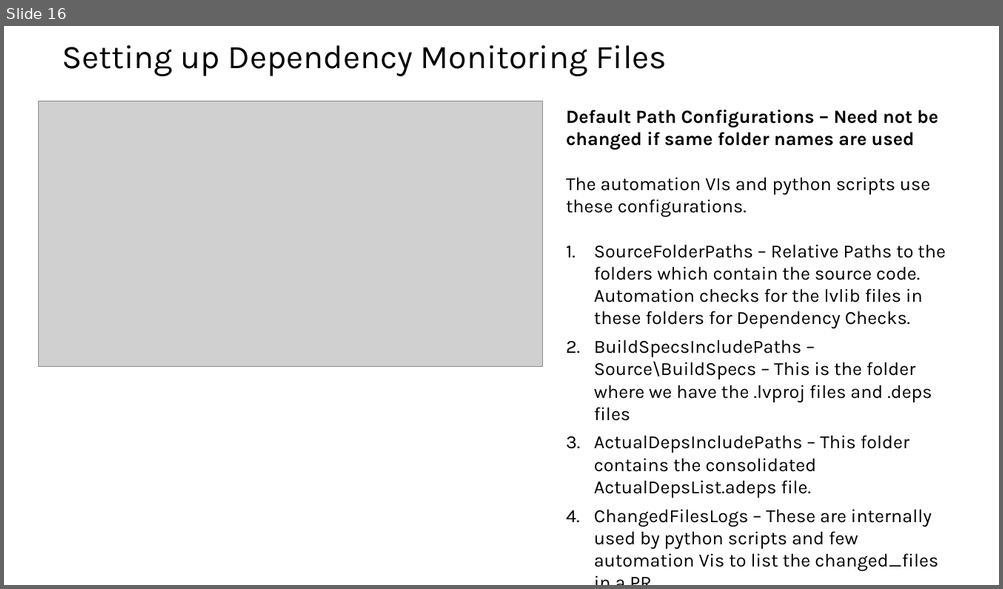
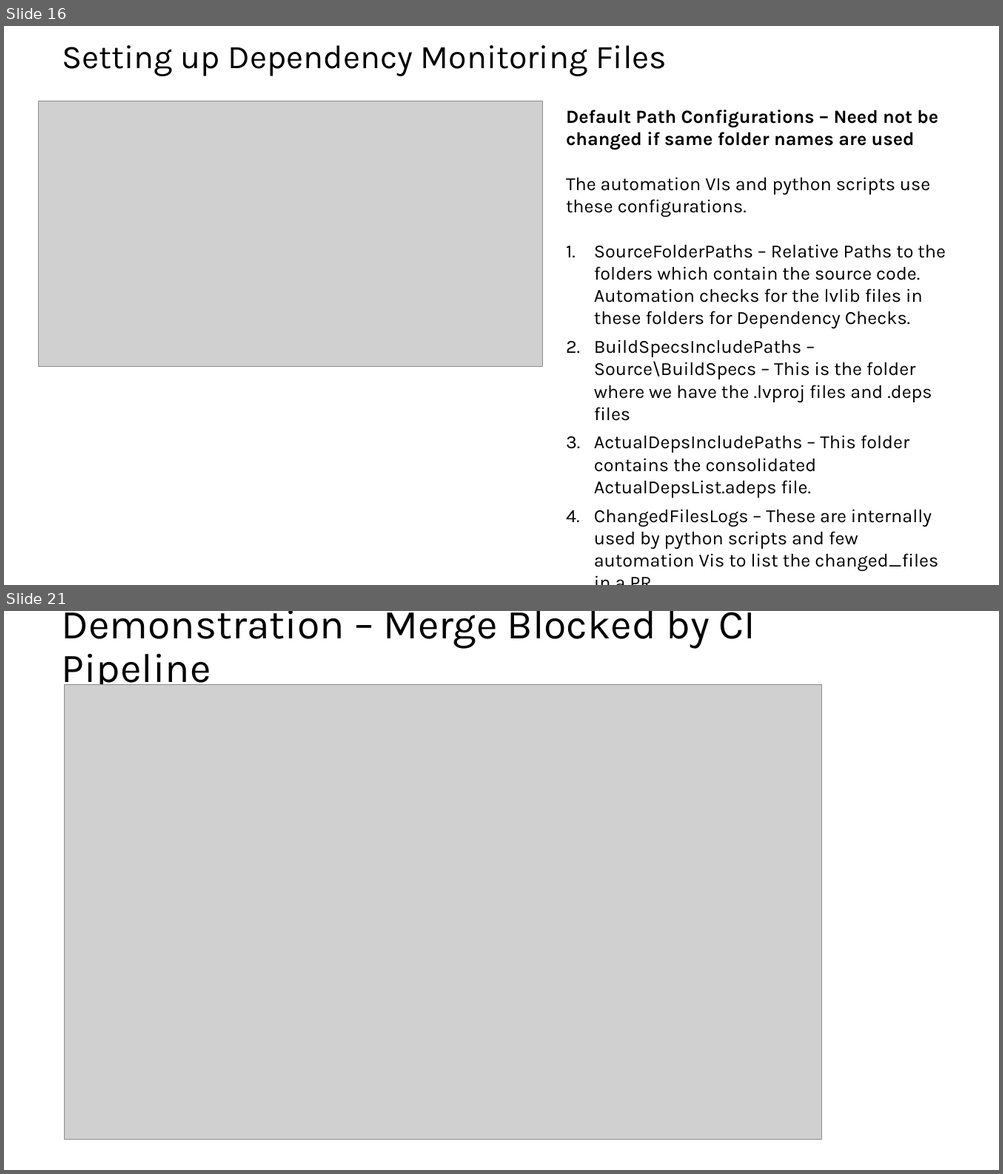
Before and after one commit to karthick-shanmuga/sw-deps-monitor, a slide deck: Docs/Automated Dependency Monitoring in CI Pipeline.pptx. Shown one above the other, each under a label of ours: slide 16 before the commit, slides 16 and 21 after it; the slides between them are not shown. The pictures are 1003x589 and 1003x1174 pixels, drawn with LibreOffice and Linux fonts; fonts in the diff are those of the drawing; grey boxes stand for pictures. Boxes give left, top, right and bottom in pixels: in the first picture for what was removed or moved away, otherwise in the second. Text is boxed around its words. In the diff, an @@ line names an element or a change of style, - is before the commit and + after.

Commit message:
Updated presentation with additional details and screenshots (#16)

```diff
--- a/Docs/Automated Dependency Monitoring in CI Pipeline.pptx
+++ b/Docs/Automated Dependency Monitoring in CI Pipeline.pptx
@@ slide 21 added at [4, 611, 999, 1170], background #FFFFFF @@
@@ title added at [62, 611, 756, 692], 39.6 pt, text #000000 @@
+Demonstration – Merge Blocked by CI Pipeline
@@ picture added at [65, 684, 822, 1140] @@
```
Also in this commit, not shown: 12 slides changed, 4 other slides added, 2 slides removed.
